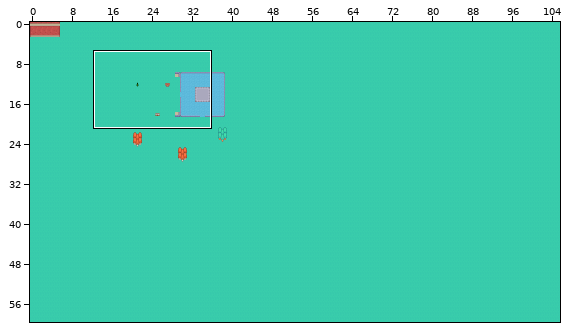
One commit to this Tiled map: src/data/tmx/untitled.tmx. The first picture is a wide view before the edit; the outline marks the close-up.
Close-up. Before the commit:
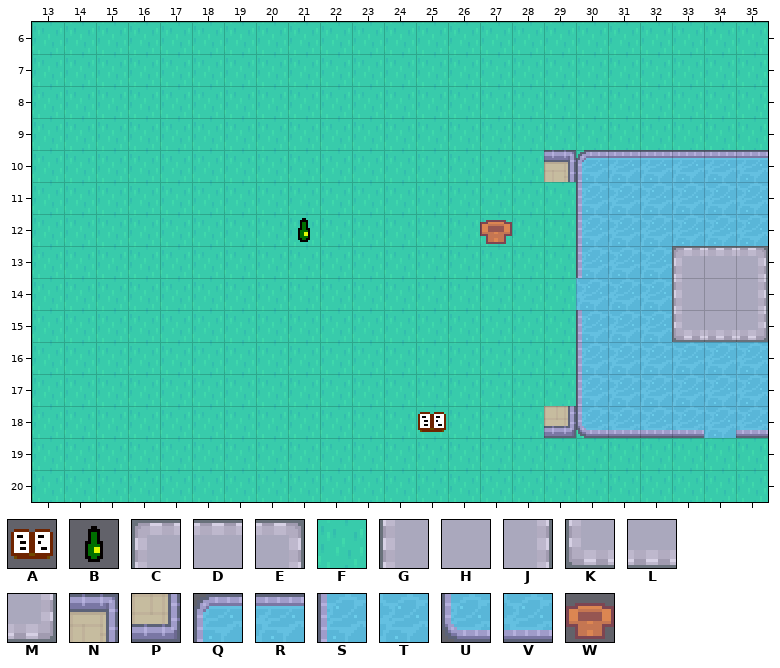
Cells are 16x16 px. Shown: x 13..35, y 6..20.
Key: from "book": A 0; from "bottle": B 0; from "urban": C 8, D 9, E 10, F 28, G 35, H 36, J 37, K 62, L 63, M 64, N 83, P 137, Q 170, R 171, S 197, T 198, U 224, V 225, W 275.
_ is an empty cell, # one hidden under a higher layer.
Objects are placed by their top-left corner, in cells (3,4 is the top-left corner of cell 3,4); size is 1x1 cell unless given.
Layer "Background" before, first column x 13:
 6 FFFFFFFFFFFFFFFFFFFFFFF
 7 FFFFFFFFFFFFFFFFFFFFFFF
 8 FFFFFFFFFFFFFFFFFFFFFFF
 9 FFFFFFFFFFFFFFFFFFFFFFF
10 FFFFFFFFFFFFFFFF#F#####
11 FFFFFFFFFFFFFFFFF#TTTTT
12 FFFFFFFFFFFFFFFFF#TTTTT
13 FFFFFFFFFFFFFFFFF#TTCDE
14 FFFFFFFFFFFFFFFFFTTTGHJ
15 FFFFFFFFFFFFFFFFF#TTKLM
16 FFFFFFFFFFFFFFFFF#TTTTT
17 FFFFFFFFFFFFFFFFF#TTTTT
18 FFFFFFFFFFFFFFFF#F###T#
19 FFFFFFFFFFFFFFFFFFFFFFF
20 FFFFFFFFFFFFFFFFFFFFFFF
Layer "Walls" before, first column x 13:
 6 _______________________
 7 _______________________
 8 _______________________
 9 _______________________
10 ________________NQRRRRR
11 _________________S_____
12 _________________S_____
13 _________________S_____
14 _______________________
15 _________________S_____
16 _________________S_____
17 _________________S_____
18 ________________PUVVV_V
19 _______________________
20 _______________________
Objects on layer "Items" before:
W "open_box" at 27,12
B "bottle" at 21,12
A "book" at 25,18
The result:
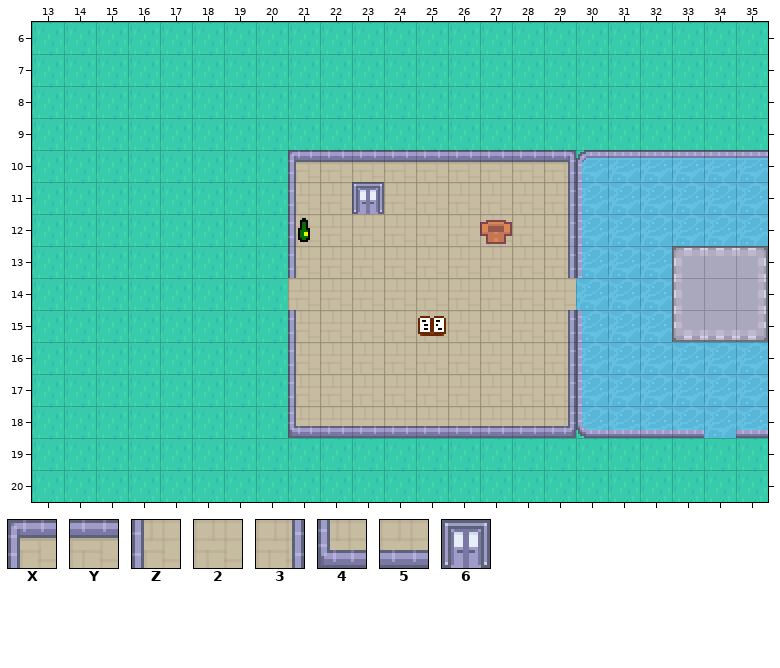
Further tiles: from "urban": X 81, Y 82, Z 108, 2 109, 3 110, 4 135, 5 136, 6 339.
Commit: locker, refactoring
From old to new:
Layer "Background":
y 10: x 22..24 FFF -> ###
y 11..13: x 22..28 FFFFFFF -> 2222222
y 14: x 21..29 FFFFFFFFF -> 222222222
y 15..17: x 22..28 FFFFFFF -> 2222222
Layer "Walls":
y 10: x 21..28 ________ -> XYYYYYYY
y 11..13: x 21 _ -> Z; x 29 _ -> 3
y 15..17: x 21 _ -> Z; x 29 _ -> 3
y 18: x 21..28 ________ -> 45555555
Layer "Items":
changed: A "book" at 25,18 -> A "book" at 25,15
added: 6 "locker" at 23,11
Where, in picture pixels (left, top, right, bottom), the same in both close-ups:
changed: (288, 150, 576, 438)
